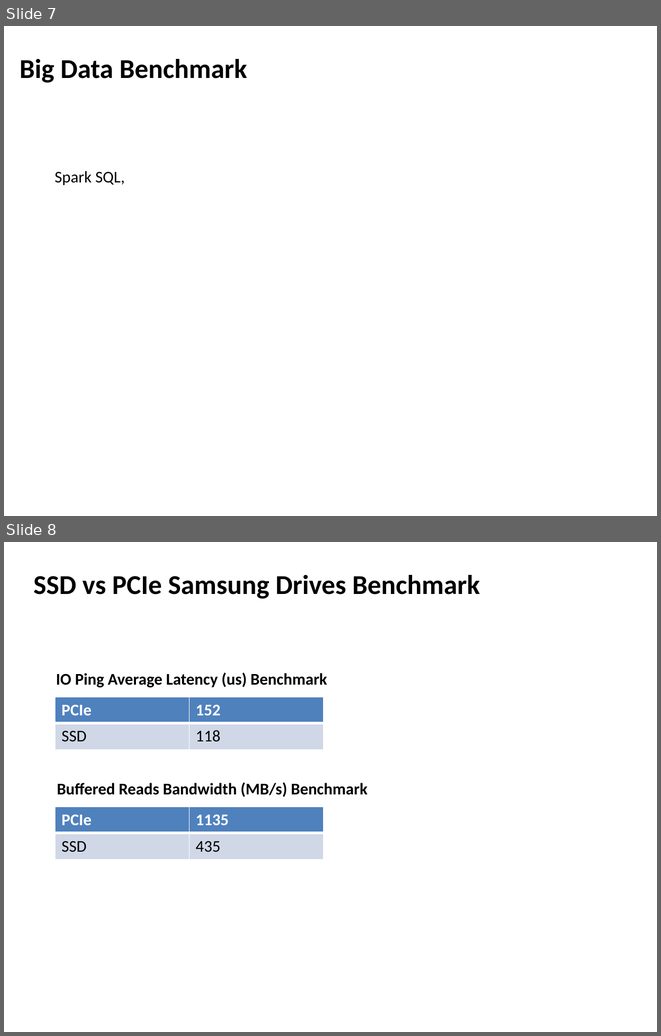
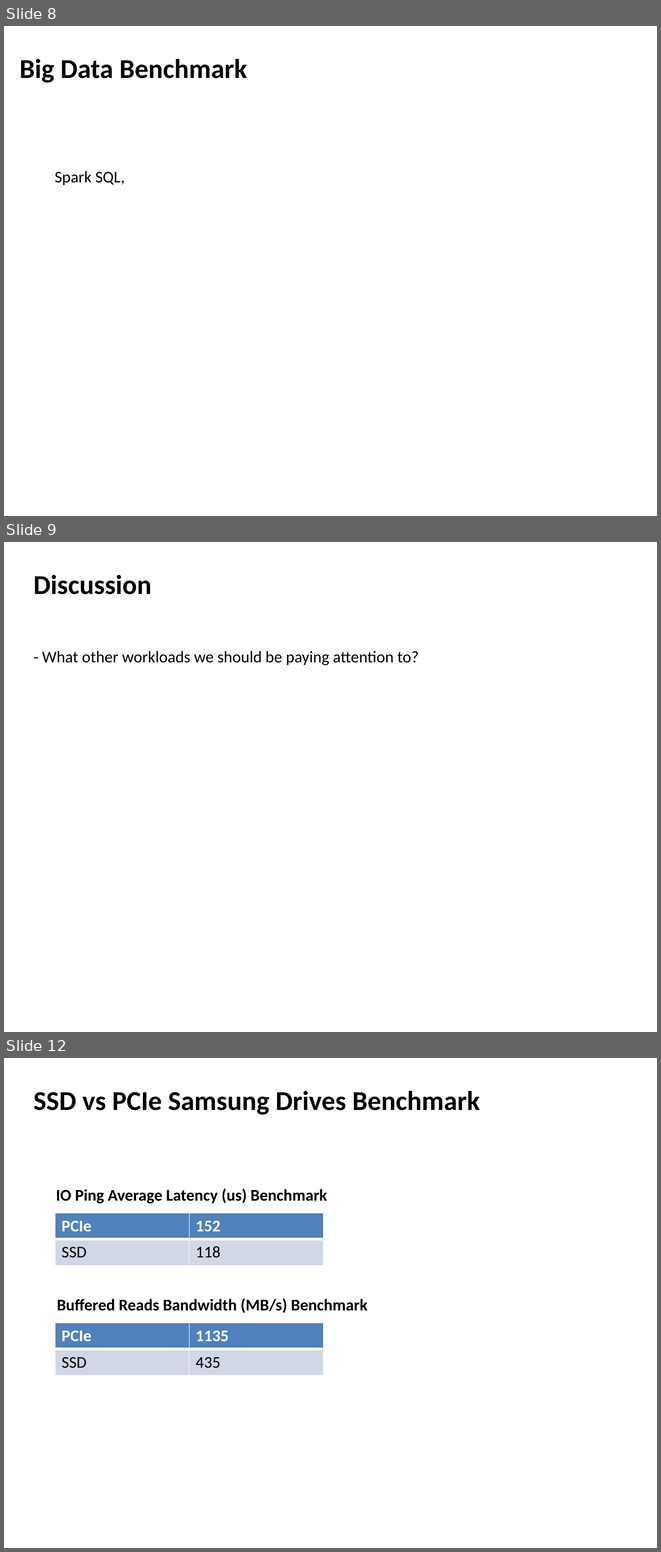
Before and after one commit to jcarreira/aspire-retreat, a slide deck: FireboxBenchmarks-retreat.pptx. Shown one above the other, each under a label of ours: slides 7 and 8 before the commit, slides 8, 9 and 12 after it; the slides between them are not shown. The pictures are 661x1036 and 661x1552 pixels, drawn with LibreOffice and Linux fonts; fonts in the diff are those of the drawing. Boxes give left, top, right and bottom in pixels: in the first picture for what was removed or moved away, otherwise in the second. Text is boxed around its words. In the diff, an @@ line names an element or a change of style, - is before the commit and + after.

```diff
--- a/FireboxBenchmarks-retreat.pptx
+++ b/FireboxBenchmarks-retreat.pptx
@@ slide 9 added at <box>4,542,657,1032</box>, background #FFFFFF @@
@@ text added at <box>34,575,152,594</box>, 30 pt, text #000000, bold @@
+Discussion
@@ text added at <box>42,651,419,665</box>, 18 pt, text #000000 @@
+- What other workloads we should be paying attention to?
@@ what was slide 7 is now slide 8 @@
@@ what was slide 8 is now slide 12 @@
```
Also in this commit, not shown: 4 slides changed, 6 other slides added, 3 slides removed, 11 other files.
